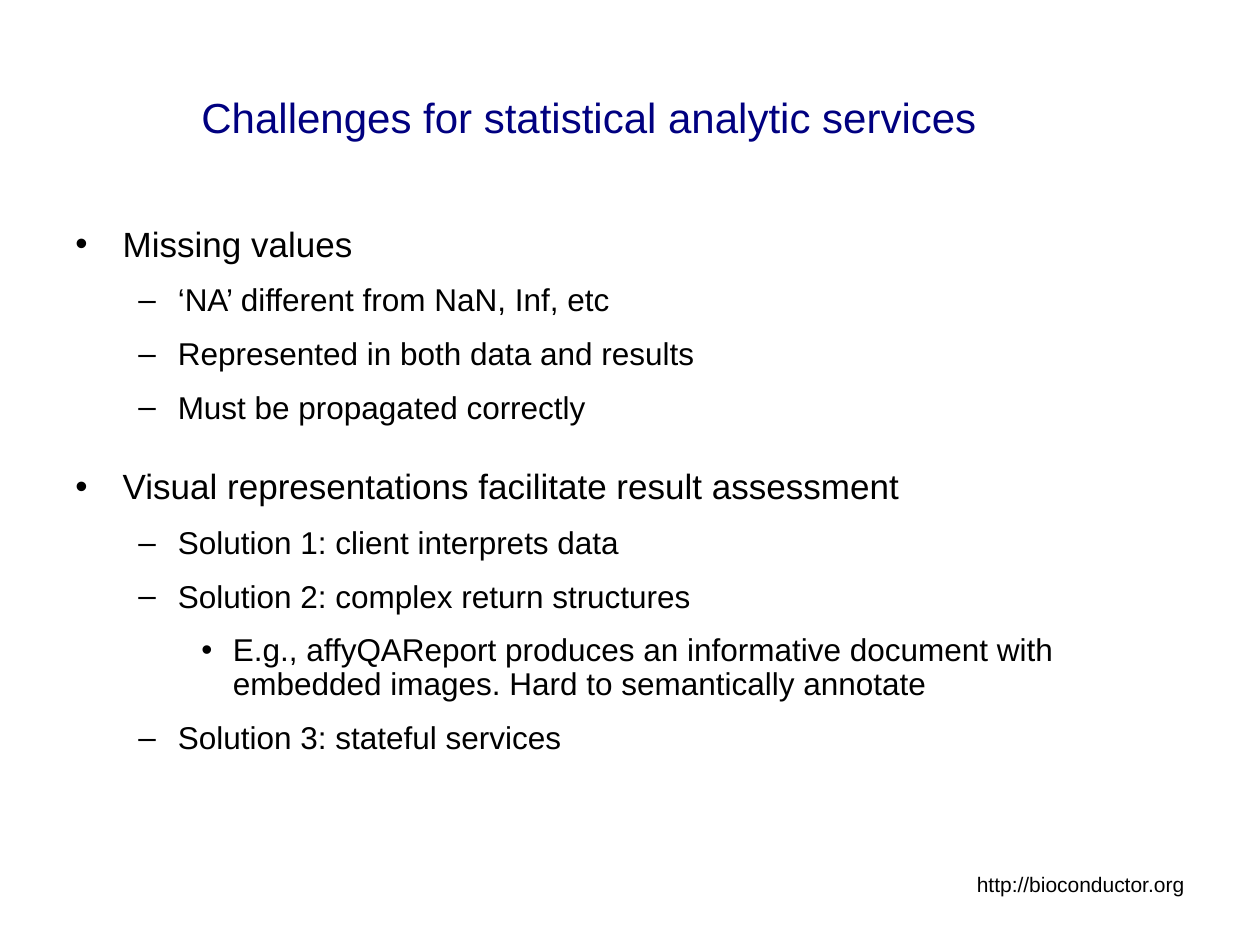
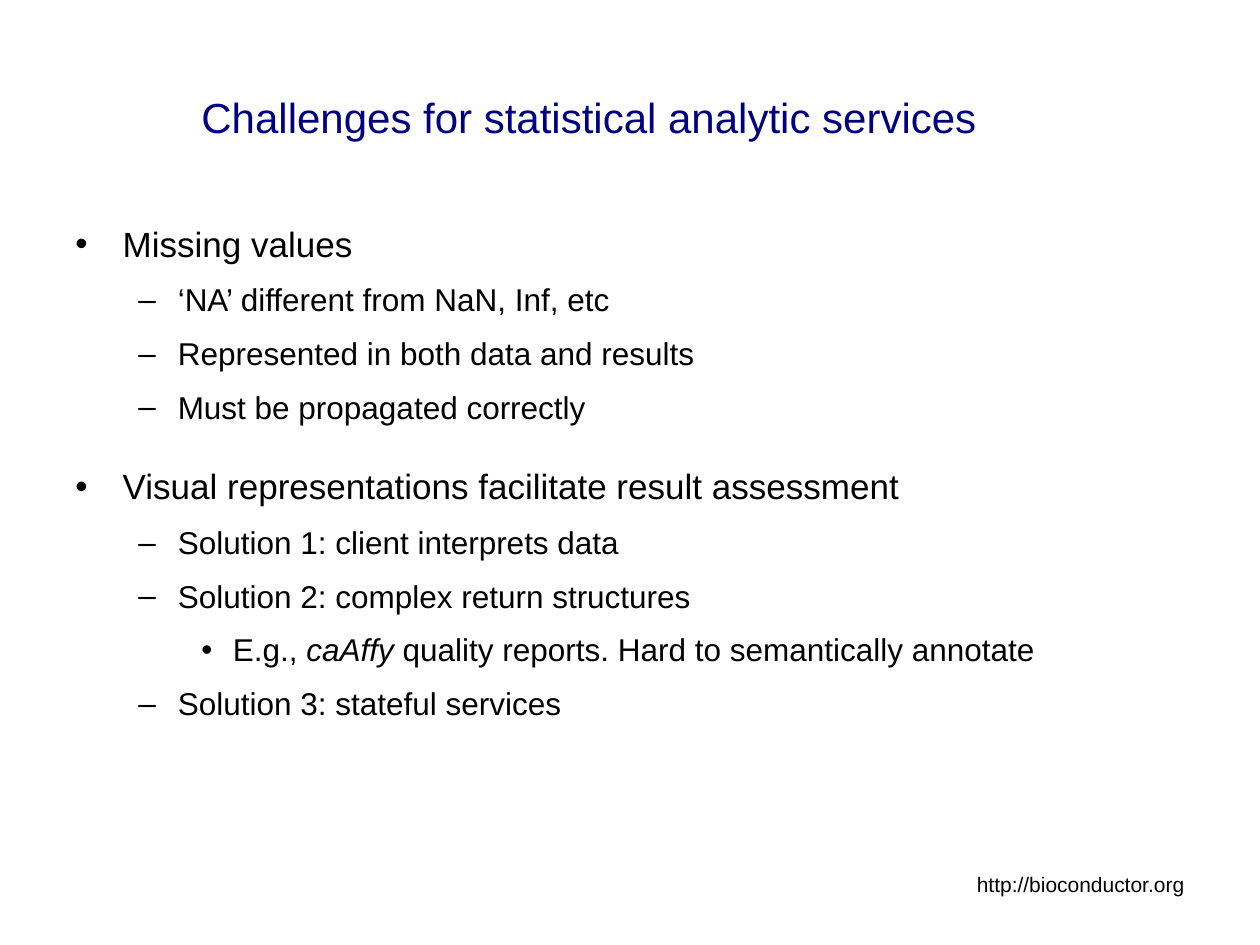
Before and after one commit to NCIP/bioconductor_v1, a slide deck: slide 34 of trunk/bioconductor/Presentations/caBIG_Annual_Meeting_2007_Tech_Demo.ppt. Drawn at 1260x945 pixels with LibreOffice and Linux fonts; fonts in the diff are those of the drawing; background and template pictures are left out. Boxes give left, top, right and bottom in pixels: in the first picture for what was removed or moved away, otherwise in the second. Text is boxed around its words. In the diff, an @@ line names an element or a change of style, - is before the commit and + after.

```diff
--- a/trunk/bioconductor/Presentations/caBIG_Annual_Meeting_2007_Tech_Demo.ppt
+++ b/trunk/bioconductor/Presentations/caBIG_Annual_Meeting_2007_Tech_Demo.ppt
@@ text at bbox=[233, 638, 1035, 667]: text changed @@
-    • E.g., affyQAReport produces an informative document with embedded images. Hard to semantically annotate
+    • E.g., caAffy quality reports. Hard to semantically annotate
```
Also in this commit, not shown: 13 other slides changed, 1 slide removed.
